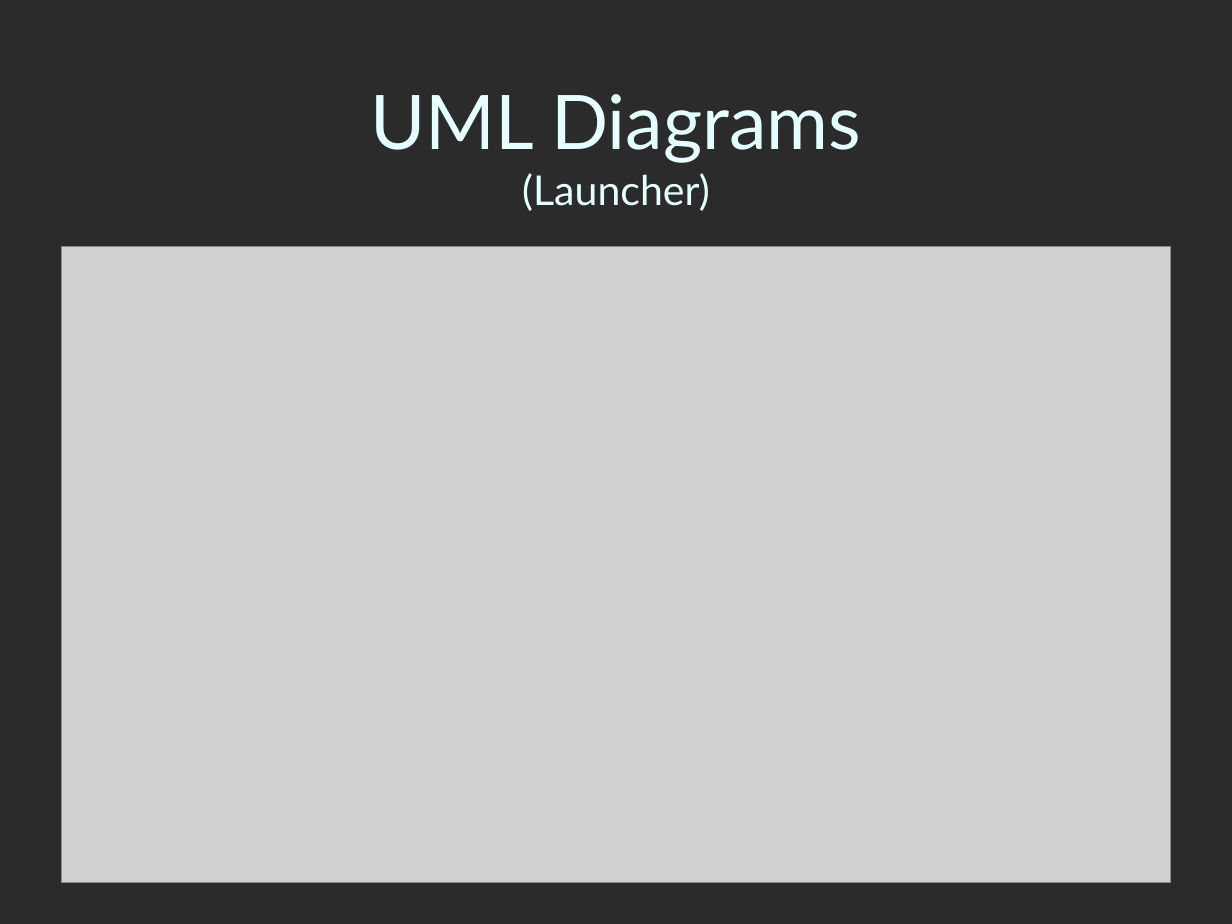
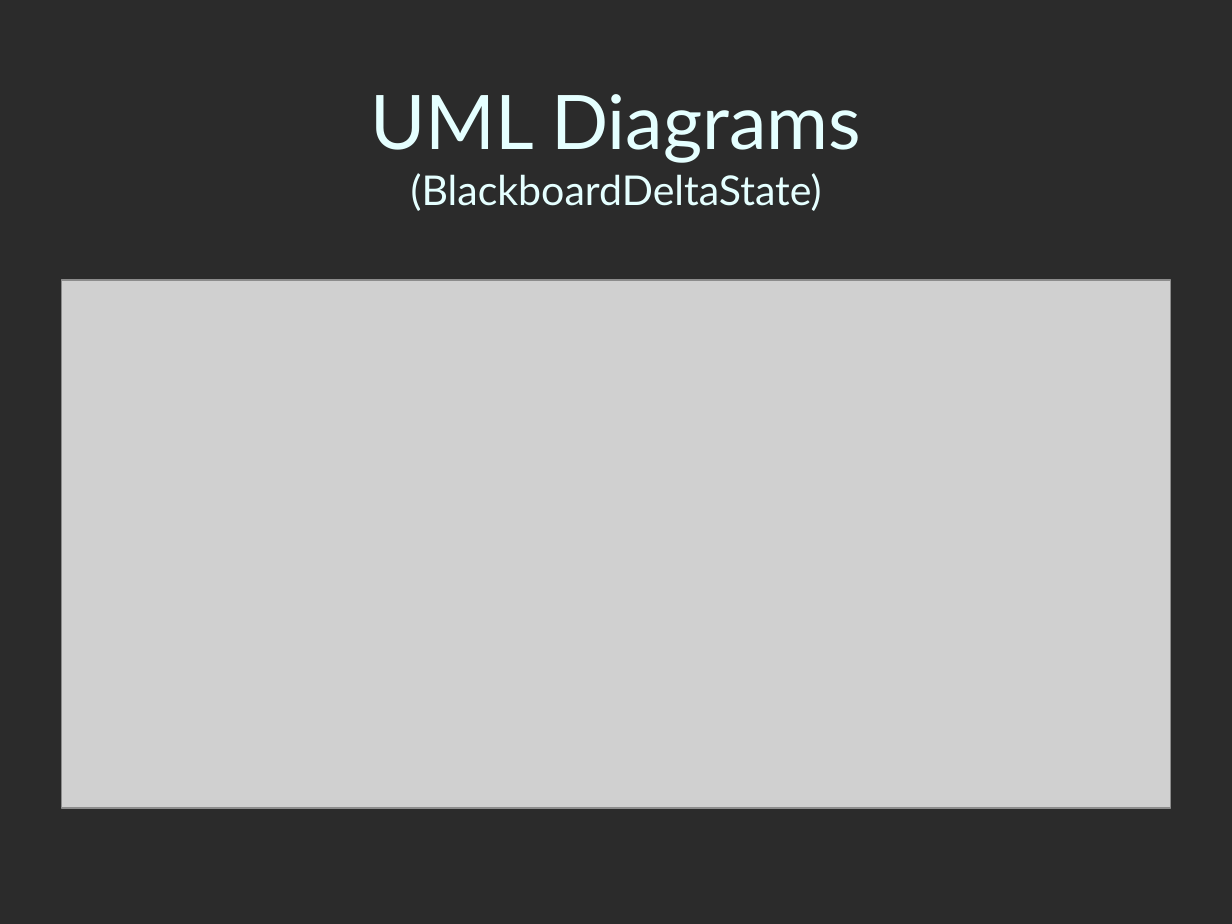
Before and after one commit to codeaudit/cougaar-cougaarunit, a slide deck: slide 22 of CougaarUnit/Cougaar Test Framework.ppt (slide 19 before the commit). Drawn at 1232x924 pixels with LibreOffice and Linux fonts; fonts in the diff are those of the drawing; grey boxes stand for pictures; background and template pictures are left out; a plain dark background stands for a picture behind light text. Boxes give left, top, right and bottom in pixels: in the first picture for what was removed or moved away, otherwise in the second. Text is boxed around its words. In the diff, an @@ line names an element or a change of style, - is before the commit and + after.

```diff
--- a/CougaarUnit/Cougaar Test Framework.ppt
+++ b/CougaarUnit/Cougaar Test Framework.ppt
@@ title at box(370, 94, 861, 211): text changed; size 44 to 24 pt @@
-UML Diagrams
-(Launcher)
+UML Diagrams
+(BlackboardDeltaState)
@@ picture: place and size @@
-picture at box(62, 246, 1170, 883)
+picture at box(62, 280, 1170, 808)
```
Also in this commit, not shown: 5 other slides changed, 1 slide added, 1 slide removed, 1 other file.
